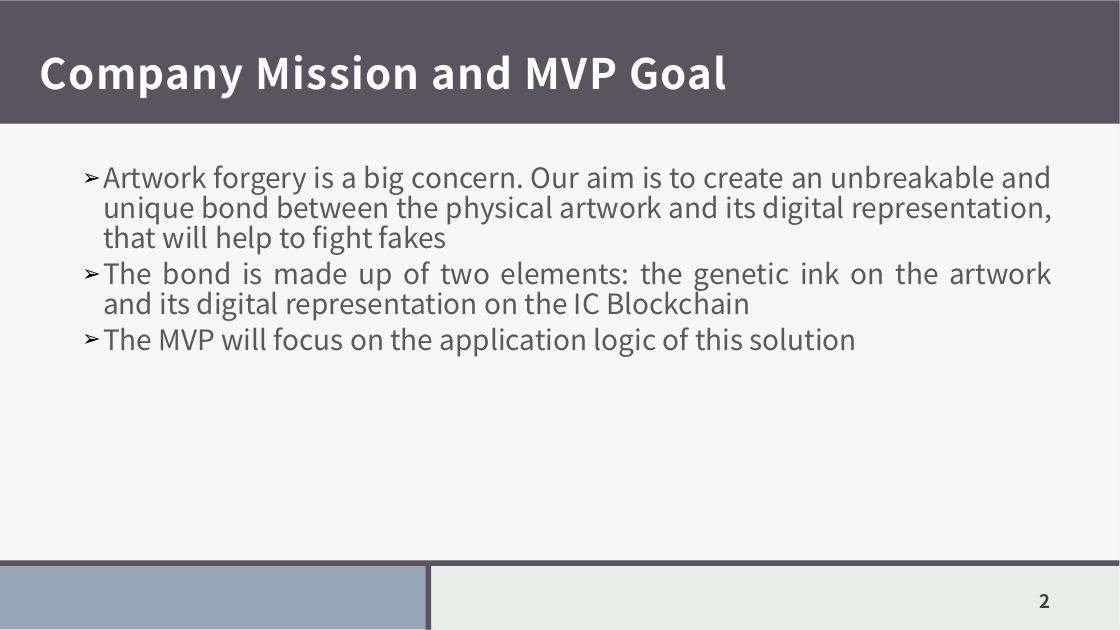
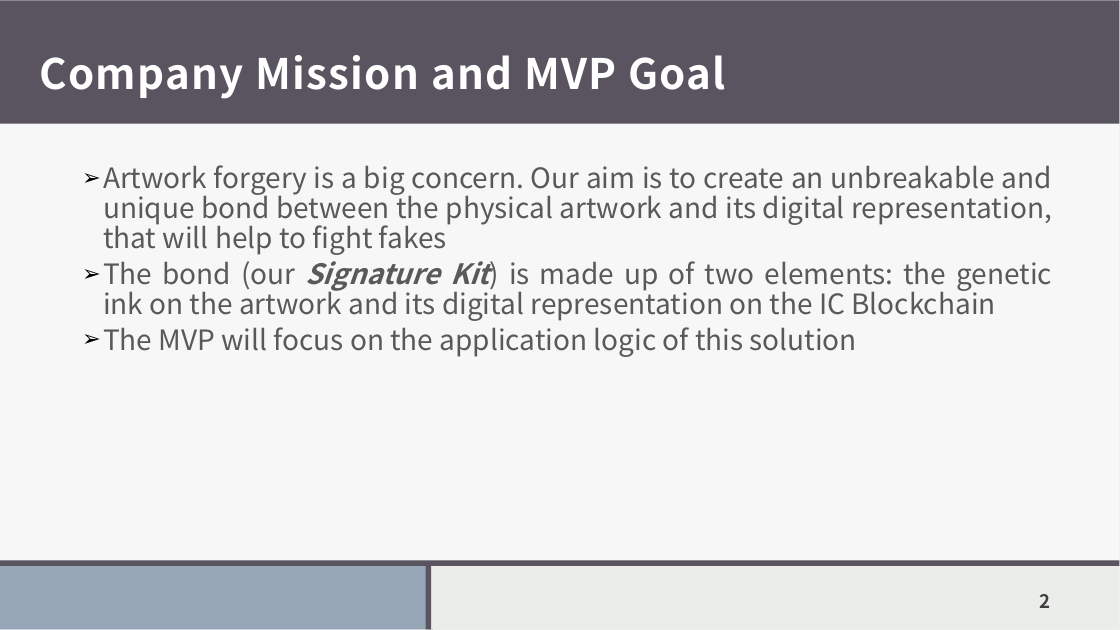
Before and after one commit to RobertoPirrone/digitaltechne, a slide deck: slide 2 of src/docs/presentations/21maggio.pptx. Drawn at 1120x630 pixels with LibreOffice and Linux fonts; fonts in the diff are those of the drawing. Boxes give left, top, right and bottom in pixels: in the first picture for what was removed or moved away, otherwise in the second. Text is boxed around its words. In the diff, an @@ line names an element or a change of style, - is before the commit and + after.

```diff
--- a/src/docs/presentations/21maggio.pptx
+++ b/src/docs/presentations/21maggio.pptx
@@ text at [103,254,1052,321]: text changed @@
-  ➢ The bond is made up of two elements: the genetic ink on the artwork and its digital representation on the IC Blockchain
+  ➢ The bond (our Signature Kit) is made up of two elements: the genetic ink on the artwork and its digital representation on the IC Blockchain
```
Also in this commit, not shown: 6 other slides changed, 1 slide added, 5 slides removed, 12 other files.
